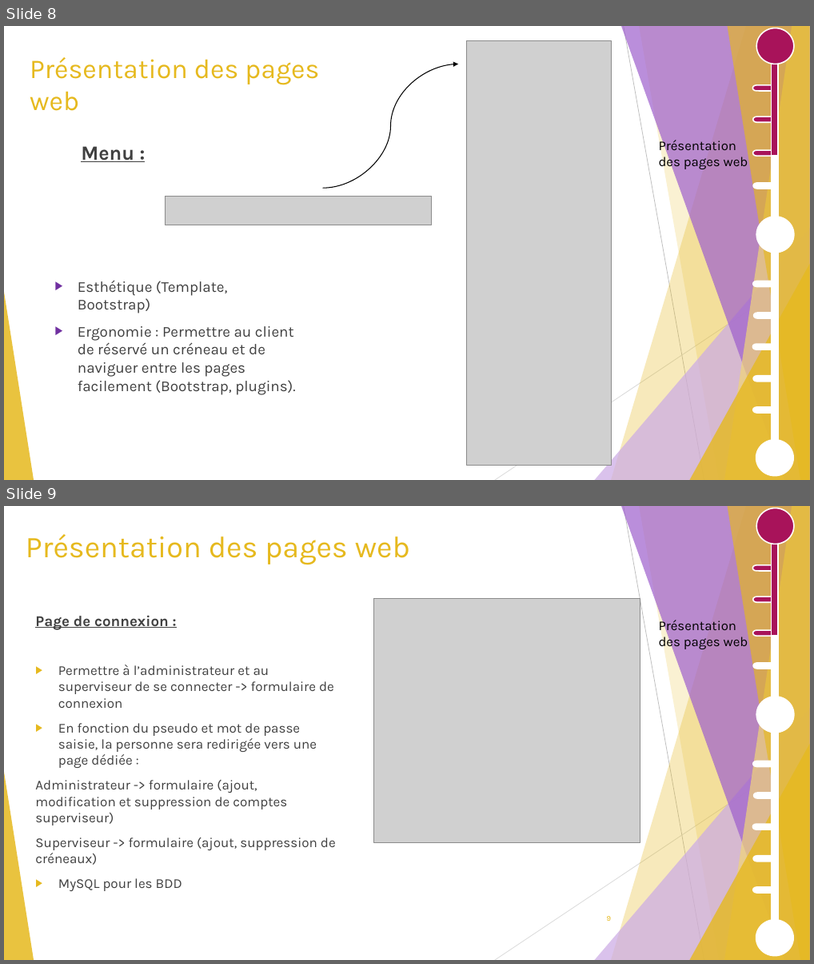
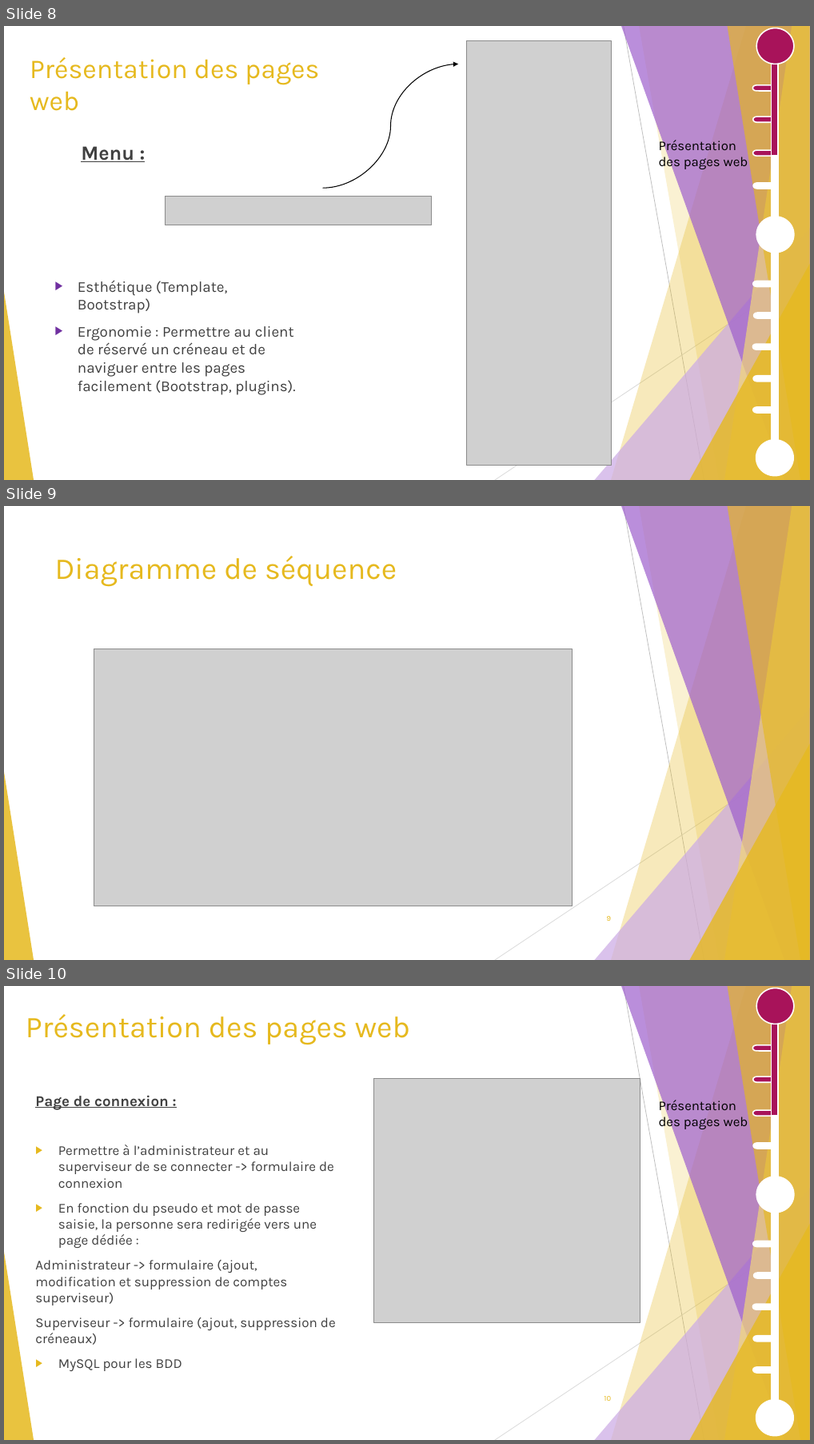
Before and after one commit to GuiguiMvn/Systeme-Escape-Game-Telethon, a slide deck: Cyril/Diapositives/Projet Théléton REVUE 2.pptx. Shown one above the other, each under a label of ours: slides 8 and 9 before the commit, slides 8, 9 and 10 after it. The pictures are 814x964 and 814x1444 pixels, drawn with LibreOffice and Linux fonts; fonts in the diff are those of the drawing; grey boxes stand for pictures. Boxes give left, top, right and bottom in pixels: in the first picture for what was removed or moved away, otherwise in the second. Text is boxed around its words. In the diff, an @@ line names an element or a change of style, - is before the commit and + after.

Commit message:
MAJ diapo revu 2, diagramme de séquence et diagramme de classe

```diff
--- a/Cyril/Diapositives/Projet Théléton REVUE 2.pptx
+++ b/Cyril/Diapositives/Projet Théléton REVUE 2.pptx
@@ slide 9 added at box(4, 506, 810, 960), background #FFFFFF; not listed: 10 template elements that a slide beside it also shows @@
@@ title added at box(55, 556, 397, 587), 36 pt, text #E6B91E @@
+Diagramme de séquence
@@ picture added at box(94, 648, 573, 905) @@
@@ page number added at box(607, 916, 611, 920), 9 pt, text #E6B91E @@
+9
@@ what was slide 9 is now slide 10 @@
@@ page number at box(604, 1396, 611, 1400): text changed @@
-9
+10
```
Also in this commit, not shown: 6 slides changed, 1 other slide added, 3 other files.
